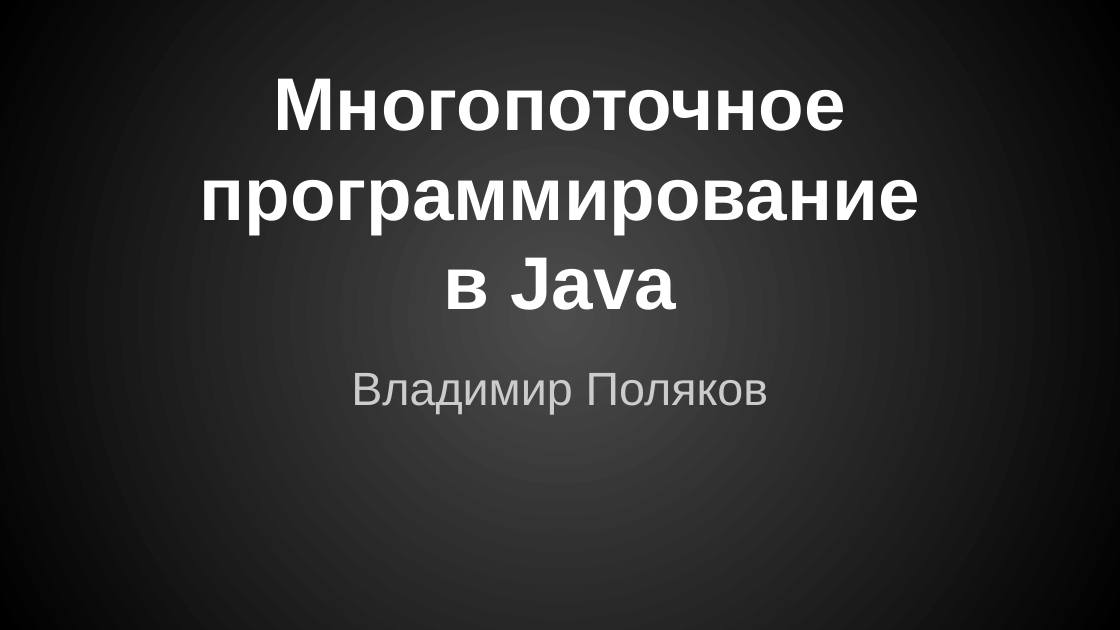
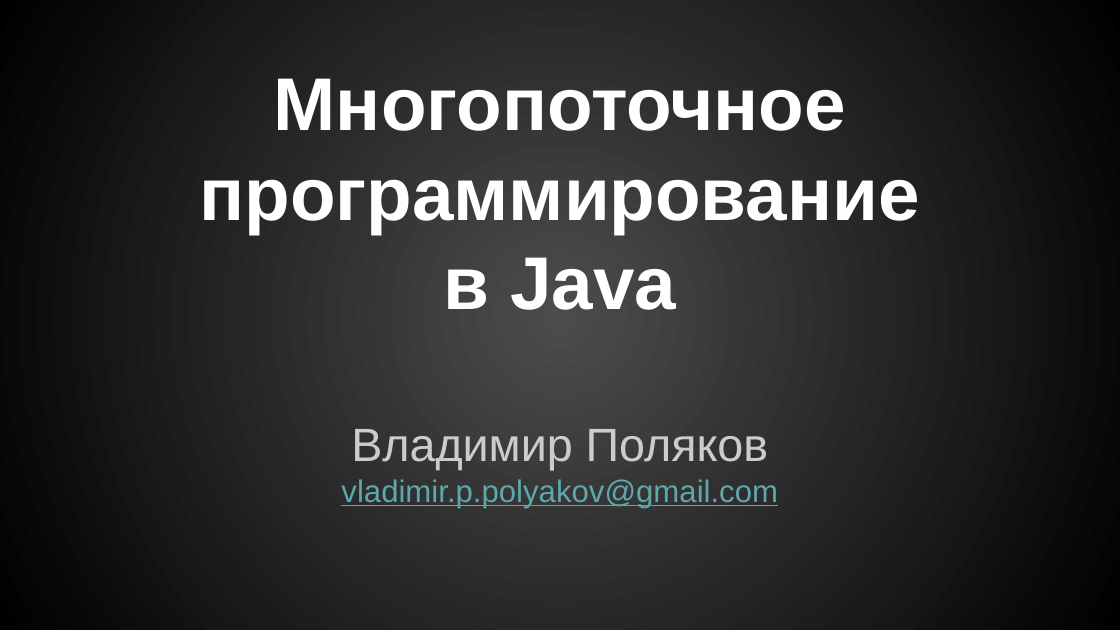
Before and after one commit to drxaos-edu/lecture-java-concurrency, a slide deck: slide 1 of concurrency.pptx. Drawn at 1120x630 pixels with LibreOffice and Linux fonts; fonts in the diff are those of the drawing. Boxes give left, top, right and bottom in pixels: in the first picture for what was removed or moved away, otherwise in the second. Text is boxed around its words. In the diff, an @@ line names an element or a change of style, - is before the commit and + after.

```diff
--- a/concurrency.pptx
+++ b/concurrency.pptx
@@ subtitle at (341,479,778,508): paragraph added @@
+vladimir.p.polyakov@gmail.com
```
Also in this commit, not shown: 2 other slides changed, 13 slides added, 1 slide removed, 3 other files.
